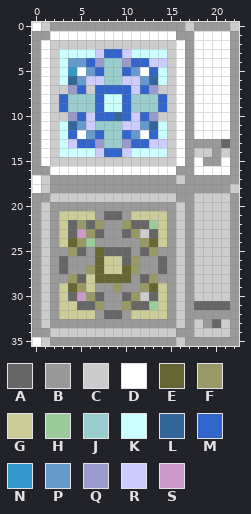
A pixel-art sprite gets an edit: trunk/ssf/web/docroot/images/icons/dashboardconfig.gif. Above, as it was before the edit.
The file is 23x36 pixels.
Palette (. is transparent): A #666666  B #999999  C #cccccc  D #ffffff  E #666633  F #999966  G #cccc99  H #99cc99  J #99cccc  K #ccffff  L #336699  M #3366cc  N #3399cc  P #6699cc  Q #9999cc  R #ccccff  S #cc99cc
Pixels before, first column x 0:
 0 DCBBBBBBBBBBBBBBBCBBBBC
 1 BBDDDDDDDDDDDDDDBBDDDDB
 2 BDCCCCCCCCCCCCCCDBDDDDB
 3 BDCKKKKRMMRKKKKCDBDDDDB
 4 BDCKPPMQJJQMMRRCDBDDDDB
 5 BDCKNDPMJJMPDMKCDBDDDDB
 6 BDCKLPRRJJRRPLKCDBDDDDB
 7 BDCCQMCMMMMRMQCCDBDDDDB
 8 BDCMJJJMKKMJJJMCDBDDDDB
 9 BDCMJJJMKKMJJJMCDBDDDDB
10 BDCCQMRMMLMRMQCCDBDDDDB
11 BDCKLPRJJJRRPLKCDBDDDDB
12 BDCKMDPMJJMPDMKCDBDDDDB
13 BDCKRMMQJJQMMRRCDBBBBAB
14 BDCKKKKRMMRKKKKCDBCCBCB
15 BDCCCCCCCCCCCCCCDBDBBDB
16 BBDDDDDDDDDDDDDDBBDDDDB
17 DCBBBBBBBBBBBBBBCBBBBBB
18 DCBBBBBBBBBBBBBBBBBBBBC
19 BBCCCCCCCCCCCCCCBBCCCCB
20 BCBBBBBBBBBBBBBBCBCCCCB
21 BCBGGGGBAABGGGGBCBCCCCB
22 BCBGAFAFBBFAAHGBCBCCCCB
23 BCBGASFABBAFCAGBCBCCCCB
24 BCBGEFHBBBBBFEGBCBCCCCB
25 BCBBFABEAAABAFBBCBCCCCB
26 BCBABBBEGGAFBBABCBCCCCB
27 BCBABBFEGGEFBBABCBCCCCB
28 BCBBFAGEEEEBAFBBCBCCCCB
29 BCBGEFGBBFBBFEGBCBCCCCB
30 BCBGASFABBAFCAGBCBCCCCB
31 BCBGGAAFBBFAAHGBCBAAAAB
32 BCBGGGGBAABGGGGBCBBBBBB
33 BCBBBBBBBBBBBBBBCBCBACB
34 BBCCCCCCCCCCCCCCBBCCCCB
35 DCBBBBBBBBBBBBBBCBBBBBB
After:
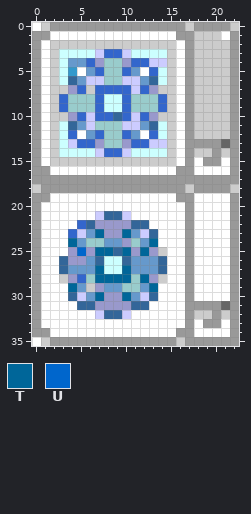
Colours new in this view: T #006699  U #0066cc
Difference:
The author changed colour A to colour B in row 31 at x 18 to 20; in row 33 at x 20.
The author changed colour C to colour B in row 17 at x 1 and 16; in row 18 at x 1.
The author changed colour D to colour B in row 17 at x 0.
The author changed colour B to colour C in row 18 at x 17; in row 25 at x 14; in row 28 at x 3 and 14; in row 32 at x 18 to 19 and 21.
The author changed colour D to colour C in row 1 at x 18 to 20; in rows 2 to 12 at x 18 to 21; in row 18 at x 0.
The author changed colour G to colour C in row 29 at x 6.
The author changed colour A to colour D in row 22 at x 4.
The author changed colour B to colour D in row 20 at x 2 to 15; in rows 21 to 24 at x 2 and 15; in row 25 at x 2 to 3 and 15; in rows 26 to 32 at x 2 and 15; in row 33 at x 2 to 15.
The author changed colour C to colour D in row 19 at x 2 to 15 and 18 to 21; in rows 20 to 30 at x 1, 16 and 18 to 21; in rows 31 to 32 at x 1 and 16; in row 33 at x 1, 16, 18 and 21; in row 34 at x 2 to 15 and 18 to 21.
The author changed colour G to colour D in row 21 at x 3 to 6 and 11 to 14; in rows 22 to 24 at x 3 and 14; in rows 29 to 30 at x 3 and 14; in row 31 at x 3 to 4 and 14; in row 32 at x 3 to 6 and 11 to 14.
The author changed colour H to colour D in row 22 at x 13; in row 31 at x 13.
The author changed colour B to colour J in row 24 at x 7 and 11; in row 28 at x 11; in row 29 at x 10 to 11.
The author changed colour G to colour J in row 28 at x 6.
The author changed colour H to colour J in row 24 at x 6.
The author changed colour G to colour K in rows 26 to 27 at x 8 to 9.
The author changed colour A to colour L in row 21 at x 8 to 9; in row 22 at x 6 and 11 to 12; in row 23 at x 13; in row 25 at x 9; in row 26 at x 3, 10 and 14; in row 27 at x 3 and 14.
The author changed colour A to colour L in row 30 at x 4 and 13; in row 31 at x 5 to 6 and 11 to 12; in row 32 at x 8 to 9.
The author changed colour E to colour L in row 26 at x 7.
The author changed colour A to colour M in row 23 at x 4; in row 28 at x 5.
The author changed colour F to colour M in row 22 at x 5.
The author changed colour B to colour P in row 24 at x 8 to 9; in row 26 at x 6 and 12 to 13; in row 27 at x 4 to 5 and 12 to 13; in row 29 at x 8.
The author changed colour F to colour P in row 23 at x 6 and 11; in row 24 at x 5 and 12; in row 26 at x 11; in row 27 at x 6 and 11; in row 29 at x 5, 9 and 12; in row 30 at x 6 and 11.
The author changed colour B to colour Q in rows 22 to 23 at x 8 to 9; in row 24 at x 10; in row 25 at x 6 and 11; in row 26 at x 4 to 5; in row 29 at x 7; in rows 30 to 31 at x 8 to 9.
The author changed colour F to colour Q in row 22 at x 7 and 10; in row 25 at x 4 and 13; in row 28 at x 4 and 13; in row 31 at x 7 and 10.
The author changed colour B to colour R in row 21 at x 7 and 10; in row 32 at x 7 and 10.
The author changed colour C to colour R in row 23 at x 12; in row 30 at x 12.
The author changed colour S to colour R in row 23 at x 5; in row 30 at x 5.
The author changed colour A to colour T in row 23 at x 7 and 10; in row 25 at x 8, 10 and 12; in row 28 at x 12; in row 30 at x 7 and 10.
The author changed colour E to colour T in row 24 at x 4 and 13; in row 25 at x 7; in row 27 at x 7 and 10; in row 28 at x 7 to 10; in row 29 at x 4 and 13.
The author changed colour A to colour U in row 25 at x 5.
Changed places in both pictures, as pixel boxes (x1, y1, x2, y2):
changed: (32, 31, 230, 337)
